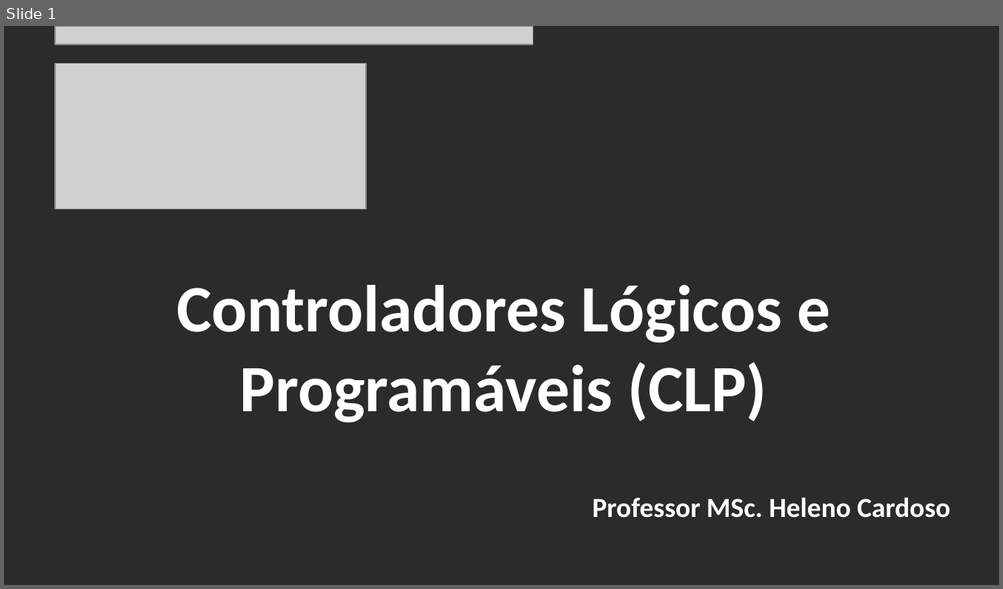
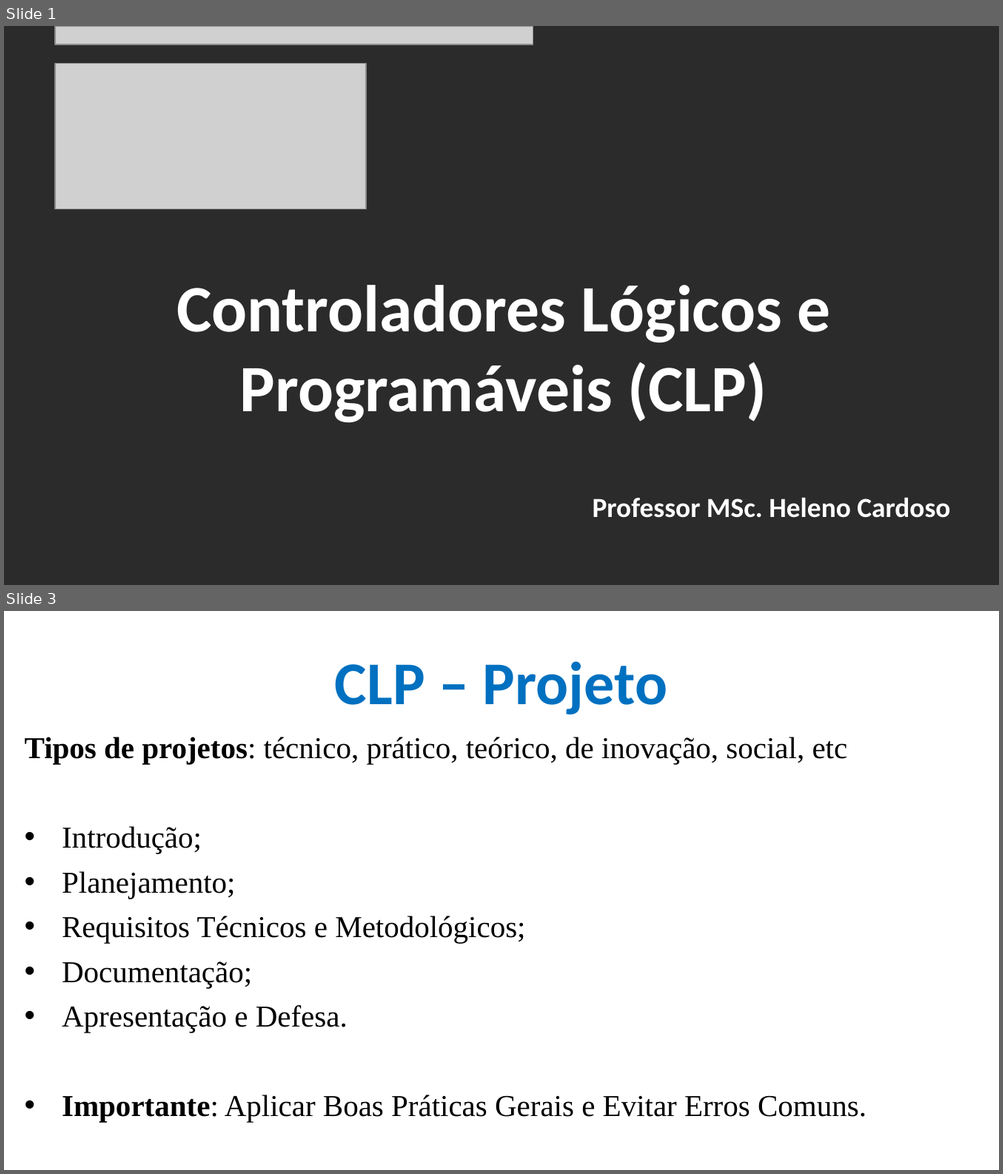
Before and after one commit to CloudEducationBrazil/WydenUniRuyControladoresLogicosProgCLP, a slide deck: 01 Classes/Aula10 - CLP - Recomendações Projetos Supervisórios.pptx. Shown one above the other, each under a label of ours: slide 1 before the commit, slides 1 and 3 after it; the slides between them are not shown. The pictures are 1003x589 and 1003x1174 pixels, drawn with LibreOffice and Linux fonts; fonts in the diff are those of the drawing; grey boxes stand for pictures; background and template pictures are left out; a plain dark background stands for a picture behind light text. Boxes give left, top, right and bottom in pixels: in the first picture for what was removed or moved away, otherwise in the second. Text is boxed around its words. In the diff, an @@ line names an element or a change of style, - is before the commit and + after.

```diff
--- a/01 Classes/Aula10 - CLP - Recomendações Projetos Supervisórios.pptx
+++ b/01 Classes/Aula10 - CLP - Recomendações Projetos Supervisórios.pptx
@@ slide 3 added at [4,611,999,1170], background picture (left out) @@
@@ title added at [335,661,667,715], 44 pt, text #0070C0, bold @@
+CLP – Projeto
@@ text added at [25,737,866,1122], 22 pt, text #000000 @@
+Tipos de projetos: técnico, prático, teórico, de inovação, social, etc
+• Introdução;
+• Planejamento;
+• Requisitos Técnicos e Metodológicos;
+• Documentação;
+• Apresentação e Defesa.
+• Importante: Aplicar Boas Práticas Gerais e Evitar Erros Comuns.
```
Also in this commit, not shown: 6 slides changed, 12 other slides added, 1 other file.
